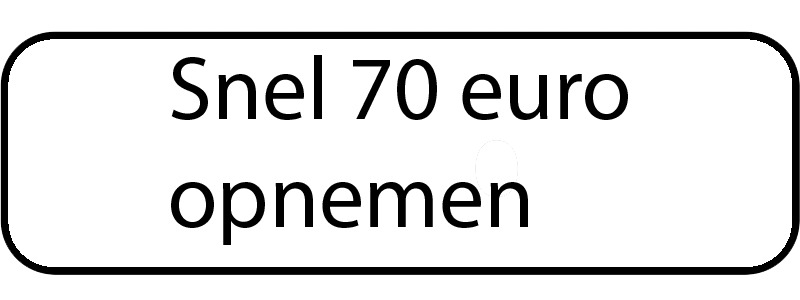
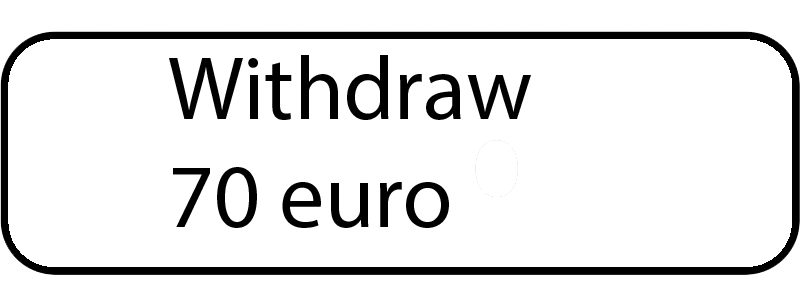
Layered file, before and after one edit (800px x 300px). Changes by layer:
painted on "Help" over <box>169,55,628,245</box>
